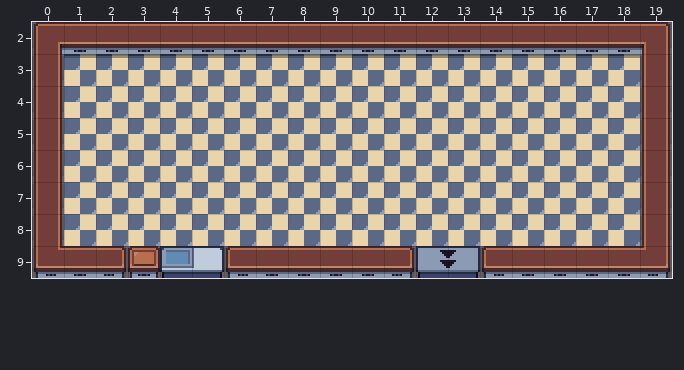
Tiled map: Assets/Art/Tilemap/Tilemap.tmx. The picture above is the old version.
Cells are 16x16 px. Shown: x 0..19, y 2..9.
After the commit:
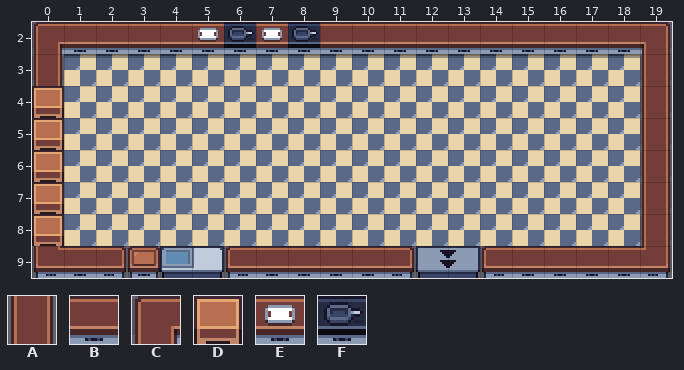
Key: from "Overcooked Tileset": A 3, B 9, C 13, D 17, E 35, F 49.
_ is an empty cell.
See-through tiles are keyed as they look on the map.
Changes in this commit:
Layer "prototype":
Tile C gives way to one hidden under a higher layer in rows 4 to 8 at x 0.
Layer "ground":
Tile A becomes tile D in rows 4 to 8 at x 0.
Tile B becomes tile E in row 2 at x 5 and 7.
Tile B becomes tile F in row 2 at x 6 and 8.
